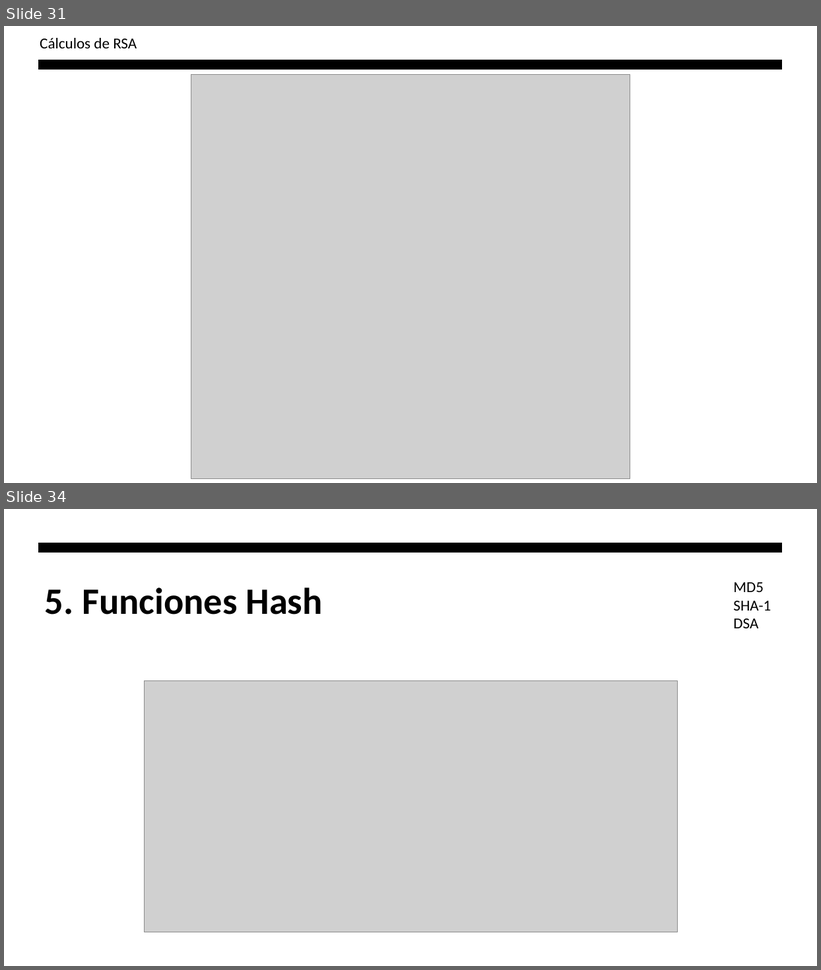
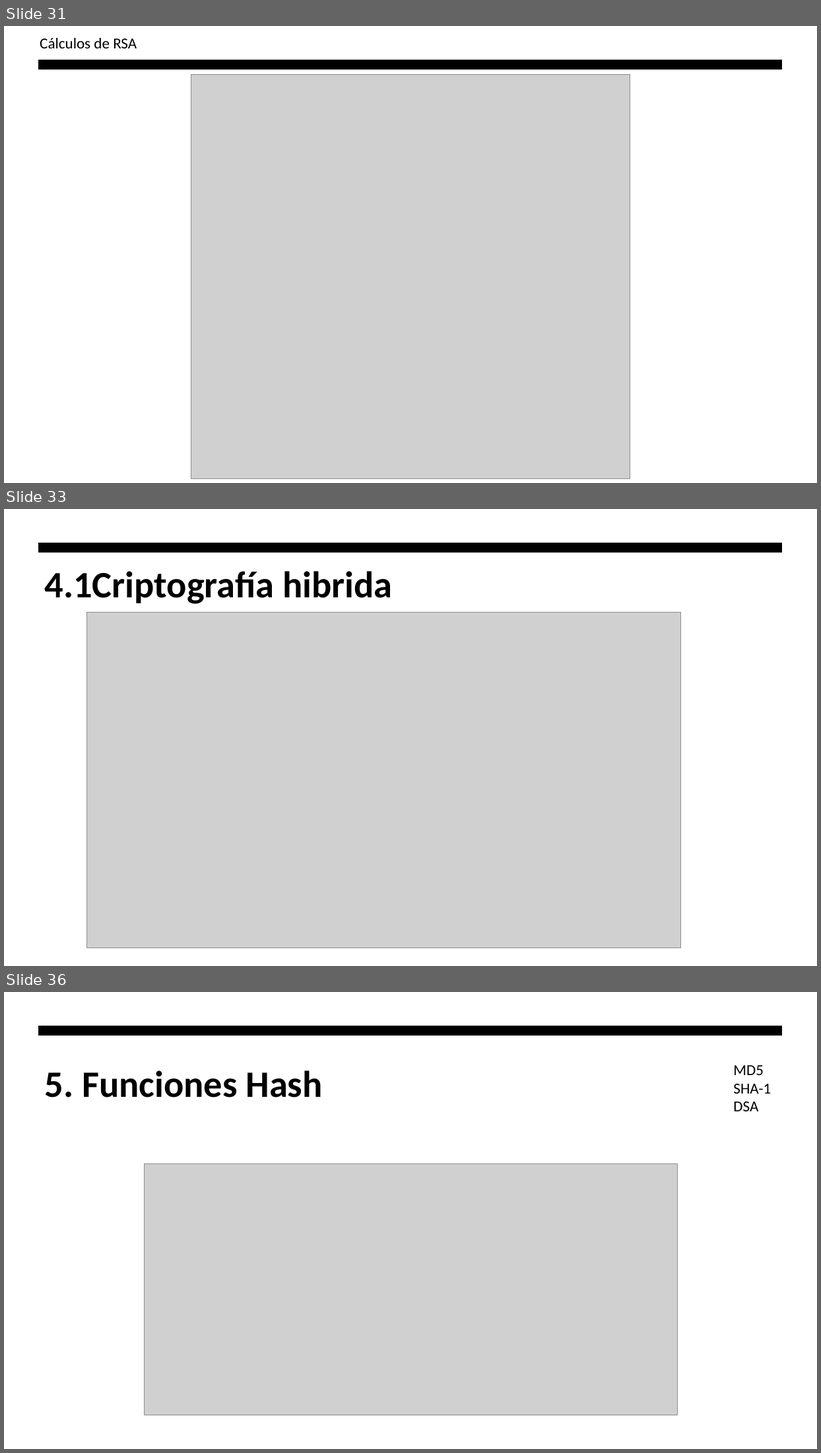
Before and after one commit to hombrefrustrado/criptografia-presentaci-n, a slide deck: criptografía teorica.pptx. Shown one above the other, each under a label of ours: slides 31 and 34 before the commit, slides 31, 33 and 36 after it; the slides between them are not shown. The pictures are 821x970 and 821x1453 pixels, drawn with LibreOffice and Linux fonts; fonts in the diff are those of the drawing; grey boxes stand for pictures. Boxes give left, top, right and bottom in pixels: in the first picture for what was removed or moved away, otherwise in the second. Text is boxed around its words. In the diff, an @@ line names an element or a change of style, - is before the commit and + after.

```diff
--- a/criptografía teorica.pptx
+++ b/criptografía teorica.pptx
@@ slide 33 added at [4, 509, 817, 966], background #FFFFFF; not listed: 1 template element that a slide beside it also shows @@
@@ title added at [45, 571, 392, 604], 44 pt, text #000000, bold @@
+4.1Criptografía hibrida
@@ picture added at [86, 612, 681, 948] @@
@@ what was slide 34 is now slide 36 @@
```
Also in this commit, not shown: 3 slides changed, 3 other slides added, 1 slide removed, 5 other files.
